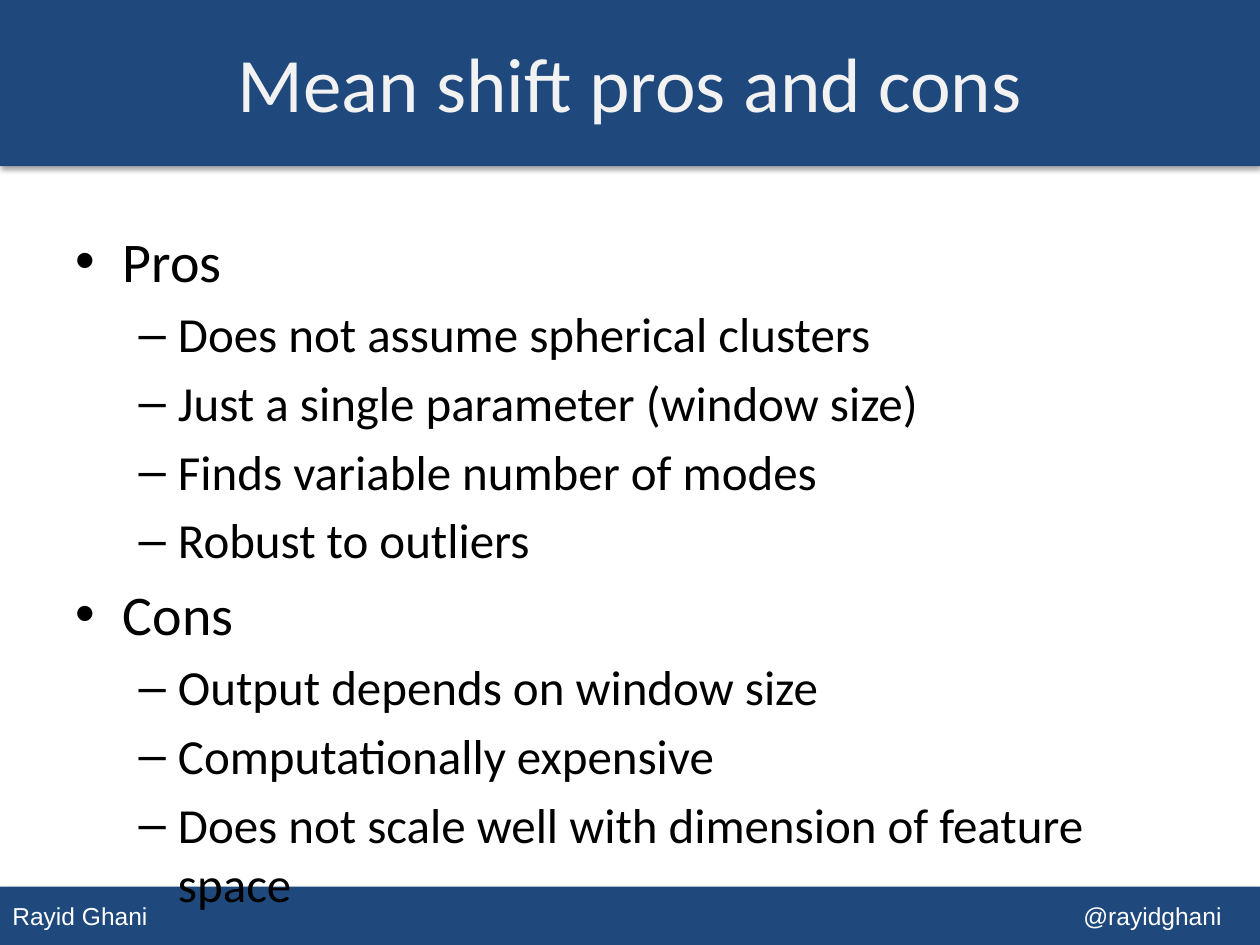
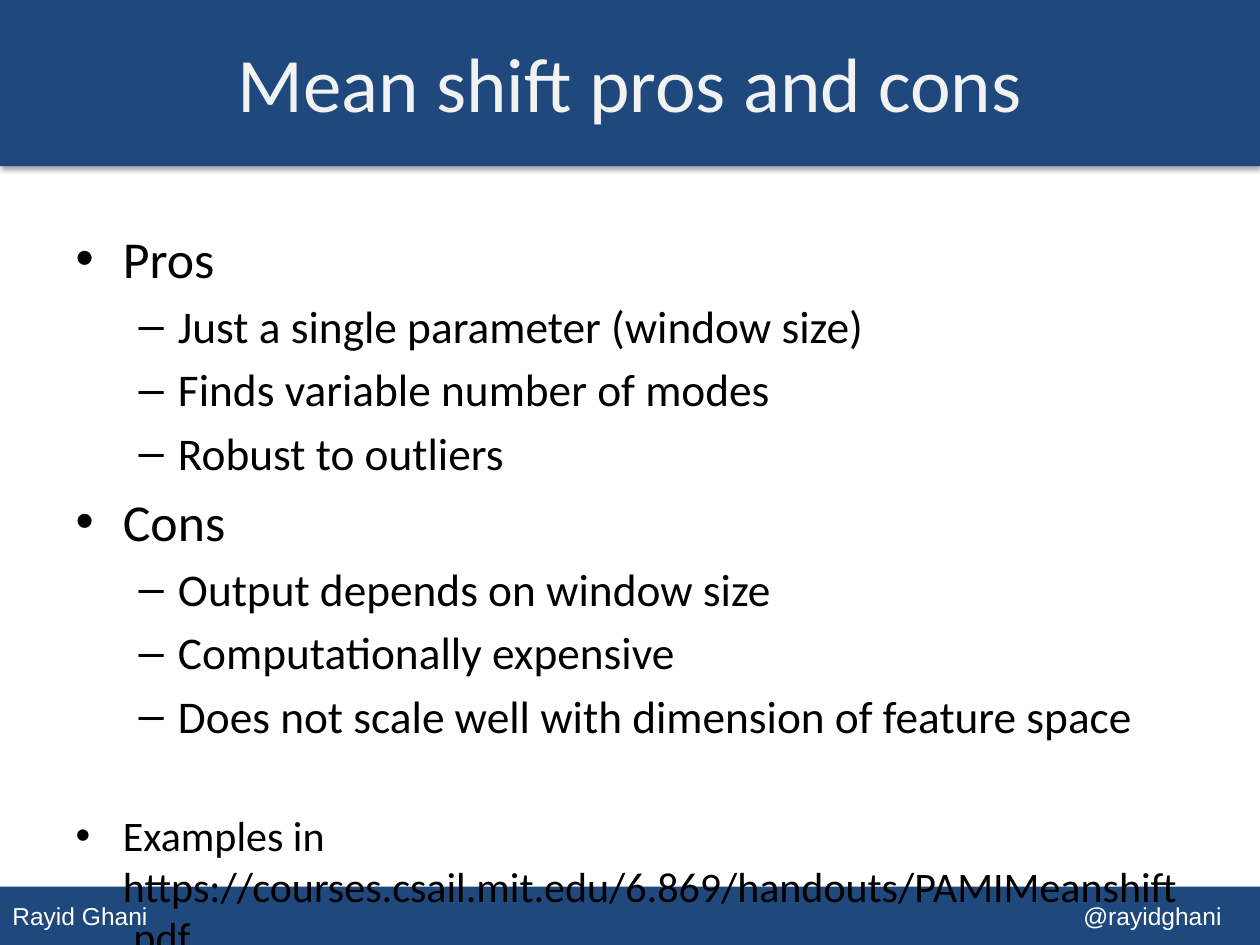
Before and after one commit to dssg/MLforPublicPolicy, a slide deck: slide 32 of Lectures/Lecture 09 - Unsupervised Learning.pptx (slide 26 before the commit). Drawn at 1260x945 pixels with LibreOffice and Linux fonts; fonts in the diff are those of the drawing. Boxes give left, top, right and bottom in pixels: in the first picture for what was removed or moved away, otherwise in the second. Text is boxed around its words. In the diff, an @@ line names an element or a change of style, - is before the commit and + after.

```diff
--- a/Lectures/Lecture 09 - Unsupervised Learning.pptx
+++ b/Lectures/Lecture 09 - Unsupervised Learning.pptx
@@ text at <box>123,244,1131,741</box>: size 32 to 29.6 pt in "Pros", "Cons"; size 28 to 25.9 pt in "Just a single parameter (window size)", "Finds variable number of modes", "Robust to outliers", "Output depends on window size" and 2 more places @@
@@ text at <box>178,318,870,360</box>: paragraph removed @@
-  – Does not assume spherical clusters
@@ text at <box>123,821,1177,912</box>: paragraph added @@
+• Examples in https://courses.csail.mit.edu/6.869/handouts/PAMIMeanshift.pdf
```
Also in this commit, not shown: 6 other slides changed, 8 slides added, 2 slides removed.
